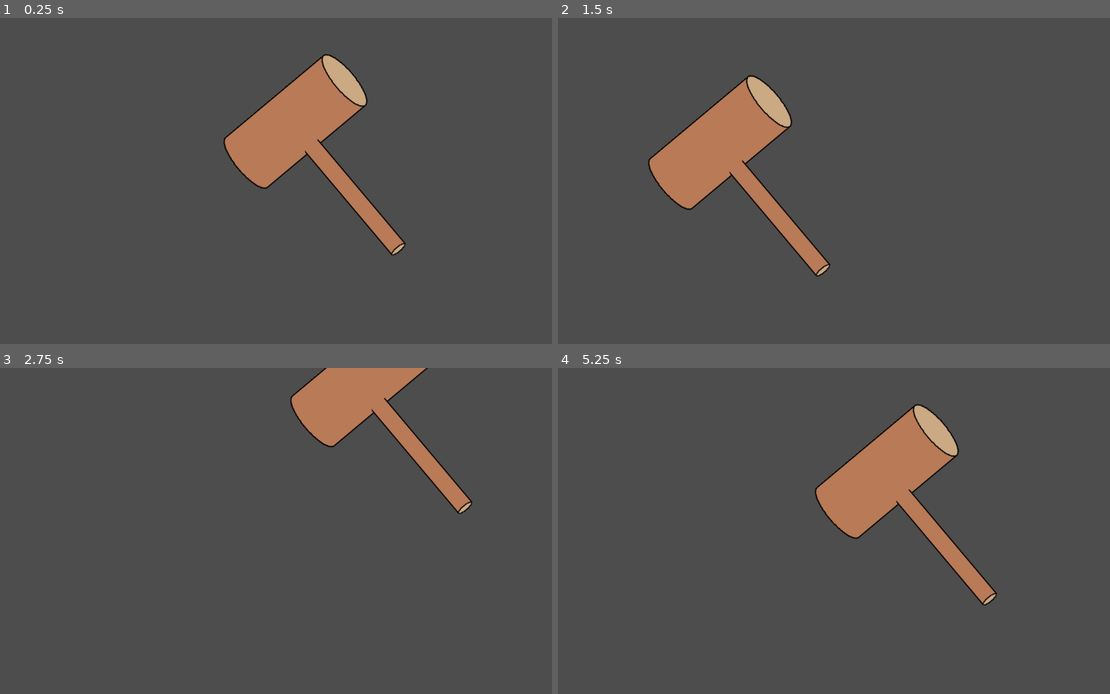
Above: before the commit, frames 1-4 (two rows, left to right).
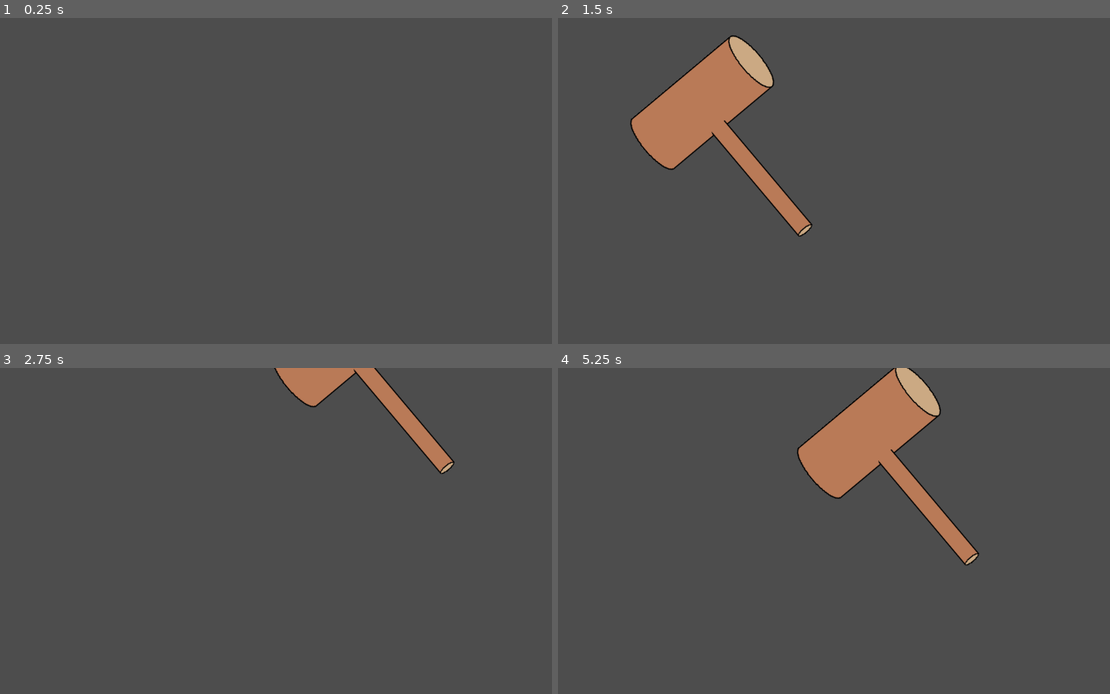
Above: after the commit, the same moments.

Repository: Monacraft/Whack-Attack
Game: Godot game, scene res://main_scene.tscn
Two runs of this game, one before a commit and one after it. Both use one fixed random seed, a clock stepped at 60 frames per second and the inputs below.
Inputs (mouse positions are in pixels of both pictures, inside the frame that each line leads up to):
- Up to frame 1 (0.25 s): no input
- Up to frame 2 (1.5 s): tap Enter at 0.5 s; move the mouse to (922, 203) at 0.52 s; click (922, 203) at 0.67 s; tap Space at 1.25 s; move the mouse to (640, 246) at 1.27 s; click (640, 246) at 1.42 s
- Up to frame 3 (2.75 s): tap Enter at 2 s; move the mouse to (287, 485) at 2.02 s; click (287, 485) at 2.17 s
- Up to frame 4 (5.25 s): tap Space at 2.75, 4.25 s; move the mouse to (745, 658) at 2.77 s; click (745, 658) at 2.92 s; tap Enter at 3.5 s; move the mouse to (977, 638) at 3.52 s; click (977, 638) at 3.67 s; move the mouse to (574, 514) at 4.27 s; click (574, 514) at 4.42 s; move the mouse to (811, 576) at 5.02 s; click (811, 576) at 5.17 s

The runs differ from the first frame. In frame 1, 6.7% of the frame differs, in the area x 40-74%, y 10-73%; in frame 2, 9.0%, in the area x 12-50%, y 5-80%; in frame 3, 4.6%; in frame 4, 9.0%.

Commit message:
player code

Diff:
--- a/Scenes/player.tscn
+++ b/Scenes/player.tscn
@@ -14,9 +14,16 @@
 [node name="Player" type="Node2D"]
 script = ExtResource("1_i251c")
 
-[node name="Sprite2d" type="AnimatedSprite2D" parent="."]
-position = Vector2(216, -96)
+[node name="HammerSprite" type="AnimatedSprite2D" parent="."]
+position = Vector2(256, -72)
 rotation = -0.698132
 scale = Vector2(1, 1)
 frames = SubResource("SpriteFrames_5u8wc")
 animation = &"Default"
+centered = false
+offset = Vector2(-128, -300)
+
+[node name="Swing" type="Timer" parent="."]
+wait_time = 0.05
+
+[connection signal="timeout" from="Swing" to="." method="_on_swing_timeout"]
--- a/Scripts/main_scene.gd
+++ b/Scripts/main_scene.gd
@@ -11,9 +11,9 @@
 var holes = []
 
 func _ready():
-	for x in range(3):
+	for x in range(4):
 		holes.append([])
-		for y in range(4):
+		for y in range(3):
 			holes[x].append(hole_scene.instantiate())
 			holes[x][y].position = Vector2(x * width, y * height)
 
--- a/Scripts/player.gd
+++ b/Scripts/player.gd
@@ -1,11 +1,28 @@
 extends Node2D
 
+@onready var swinging : bool = false
 
 # Called when the node enters the scene tree for the first time.
 func _ready():
 	pass # Replace with function body.
 
+func _input(event):
+	if event is InputEventMouseButton:
+		if !swinging and event.pressed == true and event.button_index == MOUSE_BUTTON_LEFT:
+			$Swing.start()
+			swinging = true
+			$HammerSprite.rotation = deg_to_rad(-80)
+
+	elif event is InputEventMouseMotion:
+		position = get_viewport().get_mouse_position()
+
+   # Print the size of the viewport.
 
 # Called every frame. 'delta' is the elapsed time since the previous frame.
 func _process(delta):
-	position = get_viewport().get_mouse_position()
+	pass
+
+
+func _on_swing_timeout():
+	$HammerSprite.rotation = deg_to_rad(-40)
+	swinging = false
